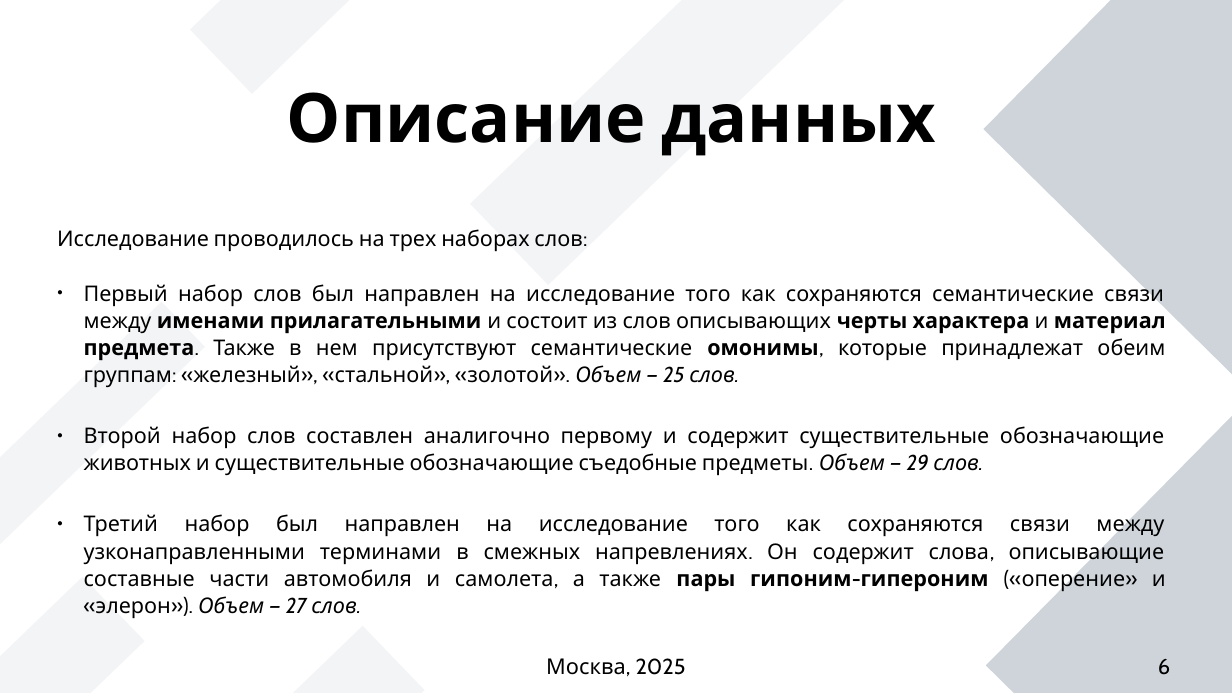
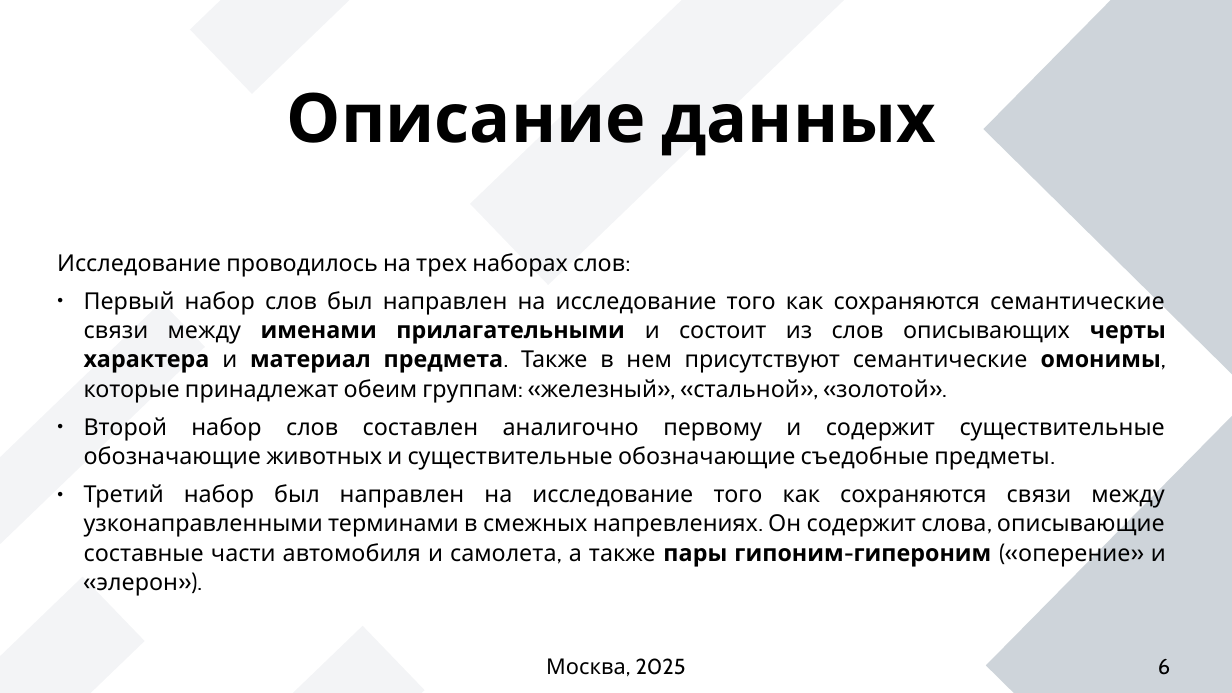
Before and after one commit to succSeeded/MSc, a slide deck: slide 6 of NLP/HW3/presentation_kirdin.odp. Drawn at 1232x693 pixels with LibreOffice and Linux fonts; fonts in the diff are those of the drawing. Boxes give left, top, right and bottom in pixels: in the first picture for what was removed or moved away, otherwise in the second. Text is boxed around its words. In the diff, an @@ line names an element or a change of style, - is before the commit and + after.

```diff
--- a/NLP/HW3/presentation_kirdin.odp
+++ b/NLP/HW3/presentation_kirdin.odp
@@ text at [57,253,625,277]: size 13.9 to 15 pt in "Исследование проводилось на трех наборах слов:" @@
@@ text at [84,287,1166,596]: text changed; size 13.9 to 15 pt @@
-● Первый набор слов был направлен на исследование того как сохраняются семантические связи между именами прилагательными и состоит из слов описывающих черты характера и материал предмета. Также в нем присутствуют семантические омонимы, которые принадлежат обеим группам: «железный», «стальной», «золотой». Объем — 25 слов.
-● Второй набор слов составлен аналигочно первому и содержит существительные обозначающие животных и существительные обозначающие съедобные предметы. Объем — 29 слов.
-● Третий набор был направлен на исследование того как сохраняются связи между узконаправленными терминами в смежных напревлениях. Он содержит слова, описывающие составные части автомобиля и самолета, а также пары гипоним-гипероним («оперение» и «элерон»). Объем — 27 слов.
+● Первый набор слов был направлен на исследование того как сохраняются семантические связи между именами прилагательными и состоит из слов описывающих черты характера и материал предмета. Также в нем присутствуют семантические омонимы, которые принадлежат обеим группам: «железный», «стальной», «золотой».
+● Второй набор слов составлен аналигочно первому и содержит существительные обозначающие животных и существительные обозначающие съедобные предметы.
+● Третий набор был направлен на исследование того как сохраняются связи между узконаправленными терминами в смежных напревлениях. Он содержит слова, описывающие составные части автомобиля и самолета, а также пары гипоним-гипероним («оперение» и «элерон»).
```
Also in this commit, not shown: 9 other slides changed, 38 other files.
